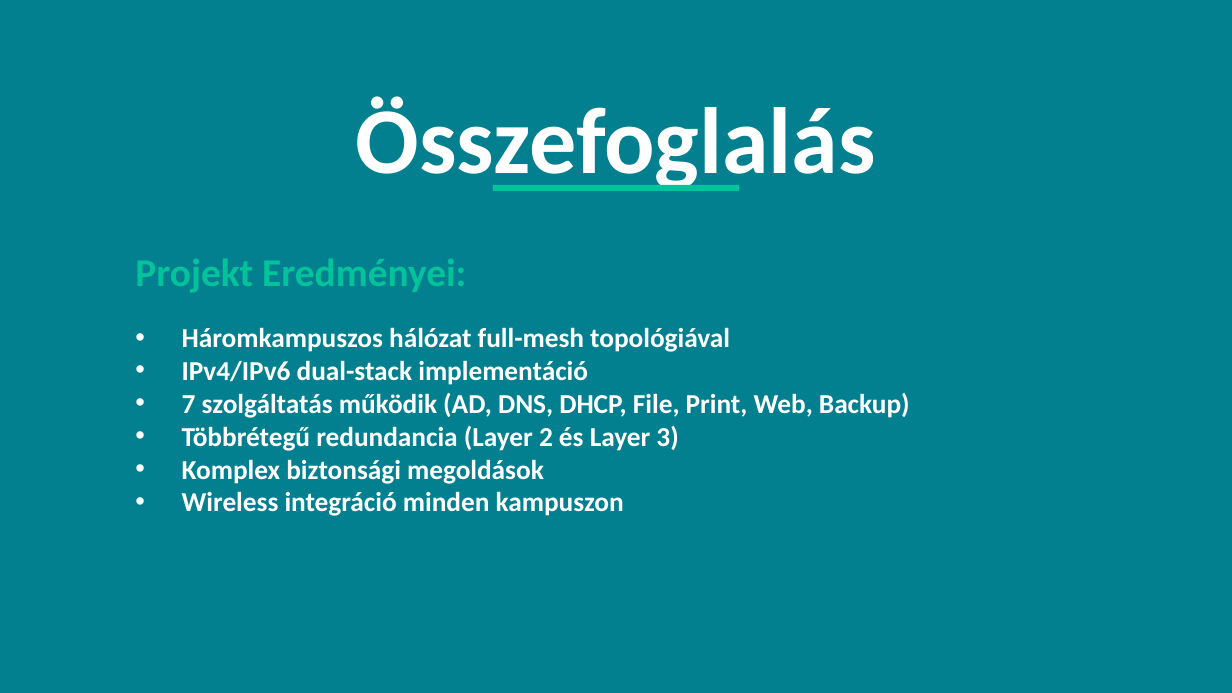
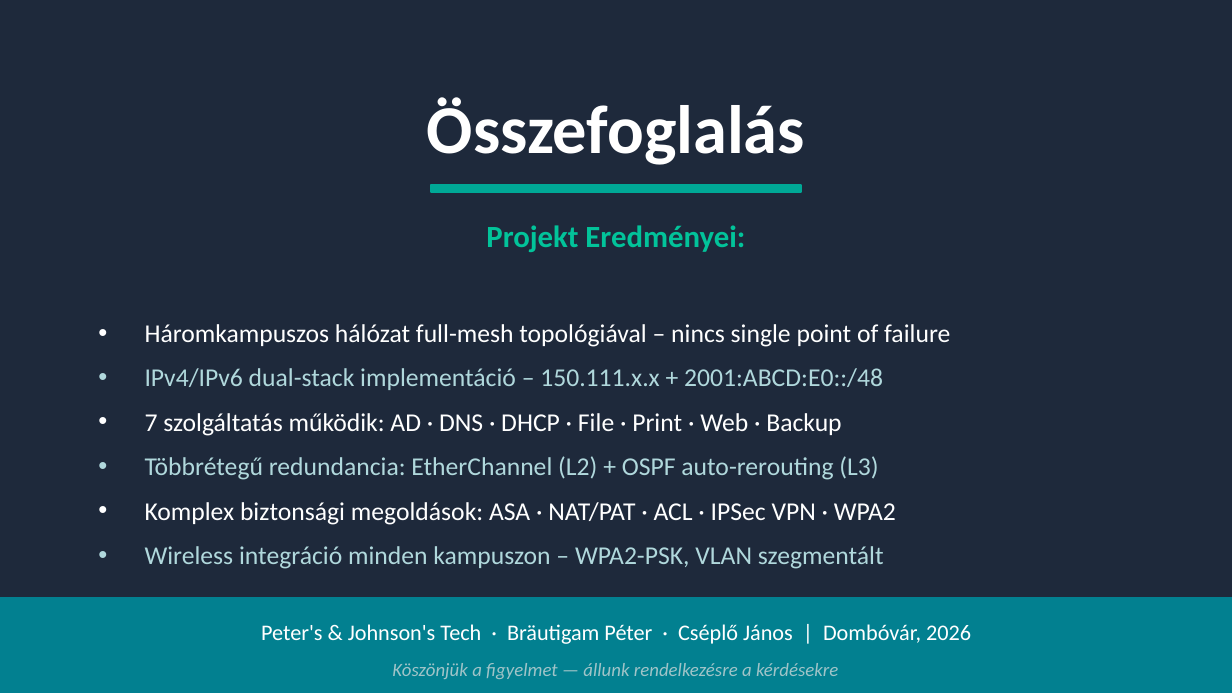
Before and after one commit to brautigampeter/Peters-n-Johnsons-Tech, a slide deck: slide 24 of PnJT - Háromkampuszos Egyetemi Hálózat prezentáció - Magyar.pptx (slide 14 before the commit). Drawn at 1232x693 pixels with LibreOffice and Linux fonts; fonts in the diff are those of the drawing. Boxes give left, top, right and bottom in pixels: in the first picture for what was removed or moved away, otherwise in the second. Text is boxed around its words. In the diff, an @@ line names an element or a change of style, - is before the commit and + after.

```diff
--- a/PnJT - Háromkampuszos Egyetemi Hálózat prezentáció - Magyar.pptx
+++ b/PnJT - Háromkampuszos Egyetemi Hálózat prezentáció - Magyar.pptx
@@ background #028090 to #1E293B @@
@@ text "Összefoglalás": place and size @@
-text "Összefoglalás" at box(356, 96, 876, 191)
+text "Összefoglalás" at box(427, 97, 805, 165)
@@ text "Összefoglalás" at box(427, 97, 805, 165): size 55 to 40 pt @@
@@ text "Projekt Eredményei:": place and size @@
-text "Projekt Eredményei:" at box(135, 259, 466, 293)
+text "Projekt Eredményei:" at box(486, 225, 745, 252)
@@ text "Projekt Eredményei:" at box(486, 225, 745, 252): size 23 to 18 pt; alignment left to centre @@
@@ rectangle: place and size @@
-rectangle at box(493, 185, 739, 191)
+rectangle at box(431, 185, 801, 192)
@@ rectangle at box(431, 185, 801, 192): fill #02C39A to #00A896; outline none to #00A896 1 pt @@
@@ text at box(145, 324, 950, 569): text changed; size 16 to 15 pt; text colour #FFFFFF to #B0D8DC; bold off @@
-• Háromkampuszos hálózat full-mesh topológiával
-• IPv4/IPv6 dual-stack implementáció
-• 7 szolgáltatás működik (AD, DNS, DHCP, File, Print, Web, Backup)
-• Többrétegű redundancia (Layer 2 és Layer 3)
-• Komplex biztonsági megoldások
-• Wireless integráció minden kampuszon
+• Háromkampuszos hálózat full-mesh topológiával – nincs single point of failure
+• IPv4/IPv6 dual-stack implementáció – 150.111.x.x + 2001:ABCD:E0::/48
+• 7 szolgáltatás működik: AD · DNS · DHCP · File · Print · Web · Backup
+• Többrétegű redundancia: EtherChannel (L2) + OSPF auto-rerouting (L3)
+• Komplex biztonsági megoldások: ASA · NAT/PAT · ACL · IPSec VPN · WPA2
+• Wireless integráció minden kampuszon – WPA2-PSK, VLAN szegmentált
@@ rectangle added at box(0, 598, 1232, 693), fill #028090, outline #028090 1 pt @@
@@ text added at box(261, 624, 971, 644), 13 pt, text #FFFFFF @@
+Peter's & Johnson's Tech · Bräutigam Péter · Cséplő János | Dombóvár, 2026
@@ text added at box(392, 663, 838, 679), 11 pt, text #A0C4C8, italic @@
+Köszönjük a figyelmet — állunk rendelkezésre a kérdésekre
```
Also in this commit, not shown: 7 other slides changed, 15 slides added, 5 slides removed, 1 other file.
